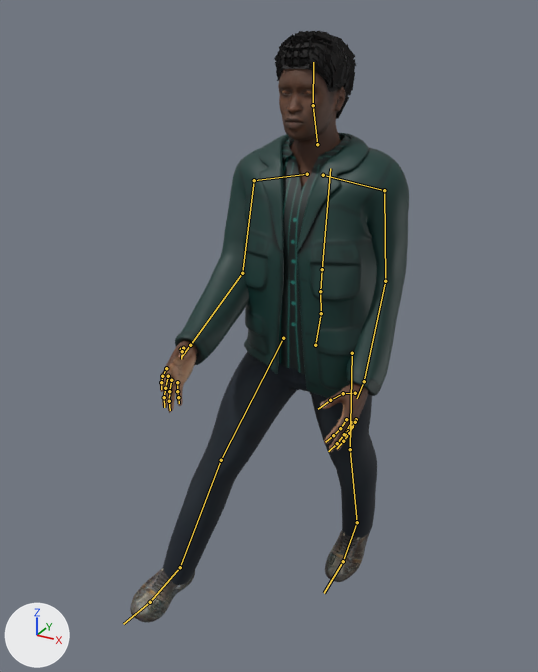
The glTF model public/models/characters/protagonist.glb: old version first, new version second.
One viewpoint serves both versions: a 50 mm camera at (0.825, -1.786, 1.868) aimed at (-0.13, -0.05, 1.0). The axes (+X, +Y, +Z) are drawn at lower left. The lights are the same throughout. The first picture is the older version. Both versions are drawn at frame 12 of the action 'walk'; the numbers are the values there. The bones that change, and the others that lie on the model, are drawn over the model as lines.

The first picture shows 'CharcoalJeansMesh', 'HairShoesMesh', 'SkinEyesMesh', 'TealTechnicalJacketMesh'.
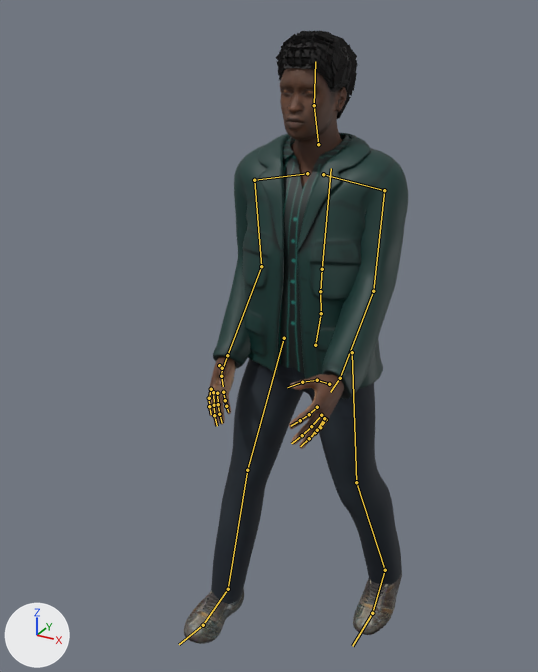
Location of each change, (x1, y1, x2, y2) in pixels of the pictures (538 x 672 px):
'TealTechnicalJacketMesh', posed (17% narrower)
    before: (175, 133, 409, 398)
    after: (213, 133, 408, 399)
'CharcoalJeansMesh', posed (11% narrower)
    before: (163, 351, 377, 585)
    after: (211, 359, 402, 604)
'SkinEyesMesh', posed
    before: (160, 69, 369, 452)
    after: (208, 68, 347, 449)
'HairShoesMesh', posed (9% narrower)
    before: (130, 31, 370, 623)
    after: (184, 30, 402, 644)
bone 'UpperArm_L', root to tip
    before: (384, 190) to (385, 281)
    after: (384, 190) to (373, 291)
bone 'UpperArm_R', root to tip
    before: (254, 180) to (242, 273)
    after: (254, 180) to (261, 266)
bone 'UpperLeg_L', root to tip
    before: (352, 353) to (350, 449)
    after: (352, 352) to (356, 482)
bone 'LowerLeg_L', root to tip
    before: (350, 449) to (357, 522)
    after: (356, 482) to (385, 570)
bone 'Foot_L', root to tip
    before: (357, 522) to (343, 561)
    after: (385, 570) to (372, 613)
bone 'UpperLeg_R', root to tip
    before: (283, 338) to (221, 460)
    after: (284, 338) to (247, 470)
bone 'LowerLeg_R', root to tip
    before: (221, 460) to (180, 567)
    after: (247, 470) to (228, 589)
bone 'Foot_R', root to tip
    before: (180, 567) to (150, 602)
    after: (228, 589) to (203, 625)

The edits, one by one:
Bone 'Hips' (bone_hips) turns from (0, 0, 0) to (0, -1, 1) degrees about its own x, y and z.
Bone 'Spine' (bone_spine) turns from (0, 0, 0) to (-1, 0, -1) degrees about its own x, y and z.
Bone 'Chest' (bone_chest) turns from (-2, 0, 2) to (-1, 0, 2) degrees about its own x, y and z.
Bone 'UpperArm_L' (bone_upperarm_l) turns from (-13, 0, -41) to (9, 0, -41) degrees about its own x, y and z.
Bone 'UpperArm_R' (bone_upperarm_r) turns from (13, 0, 41) to (-9, 0, 41) degrees about its own x, y and z.
Bone 'UpperLeg_L' (bone_upperleg_l) turns from (24, 0, 0) to (3, 0, -1) degrees about its own x, y and z.
Bone 'LowerLeg_L' (bone_lowerleg_l) turns from (0, 0, 0) to (15, 2, 1) degrees about its own x, y and z.
Bone 'Foot_L' (bone_foot_l) turns from (0, 0, 0) to (-5, 0, 0) degrees about its own x, y and z.
Bone 'UpperLeg_R' (bone_upperleg_r) turns from (-24, 0, 0) to (-15, 1, -7) degrees about its own x, y and z.
Bone 'LowerLeg_R' (bone_lowerleg_r) turns from (13, 0, 0) to (9, -1, 0) degrees about its own x, y and z.
Bone 'Foot_R' (bone_foot_r) turns from (0, 0, 0) to (-5, 0, 0) degrees about its own x, y and z.
